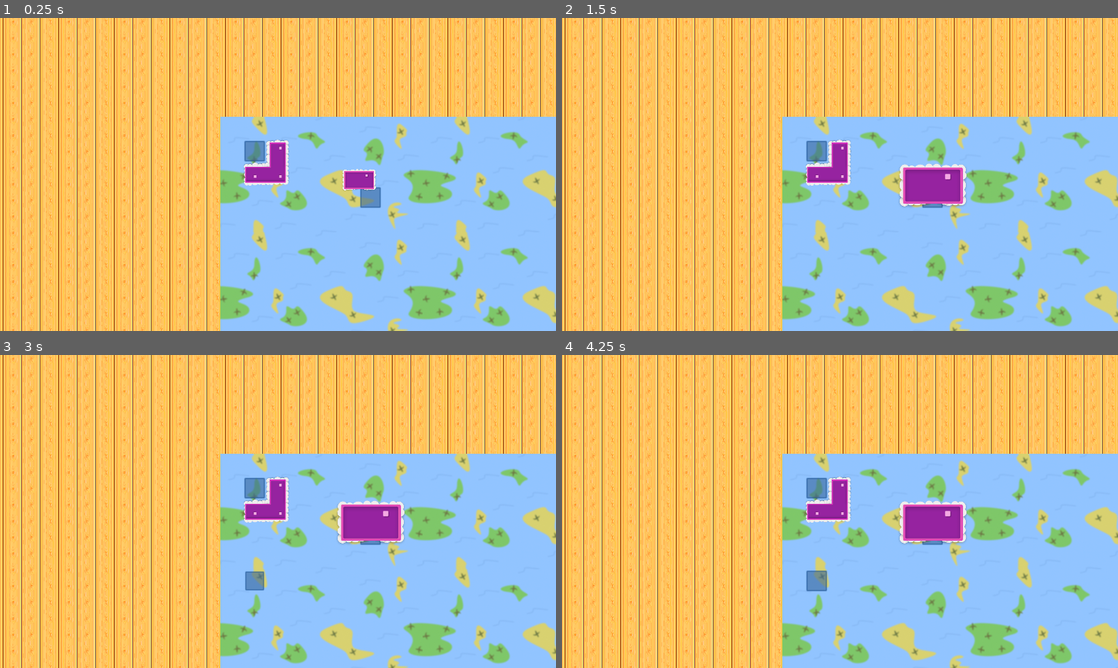
Above: before the commit, frames 1-4 (two rows, left to right).
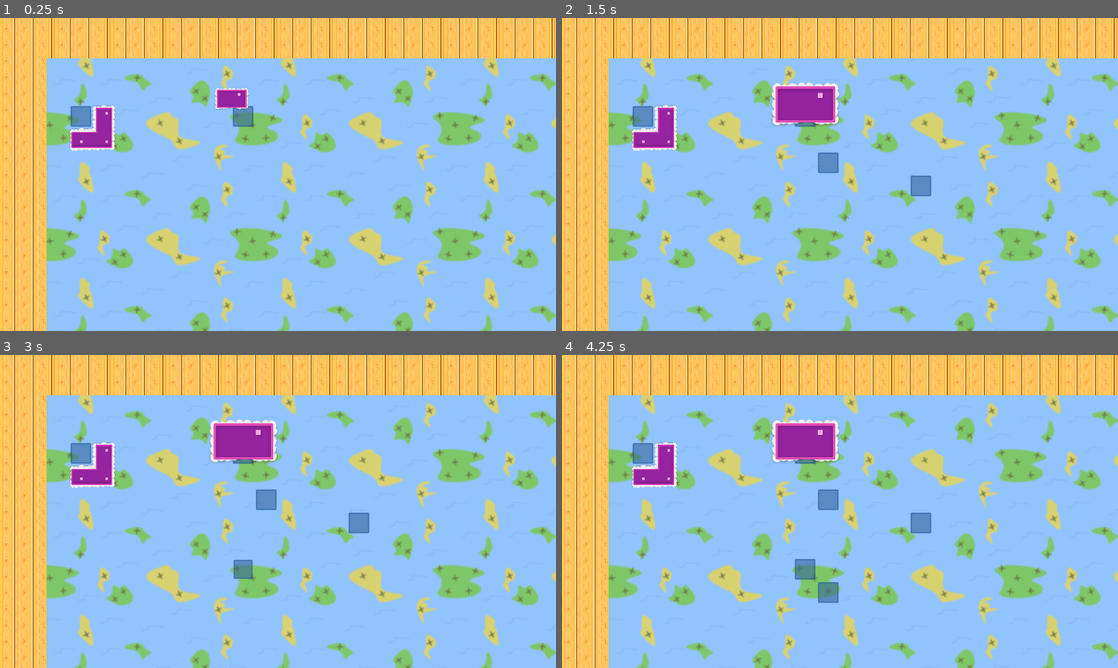
Above: after the commit, the same moments.

Repository: adotrdot/Endour-Gemastik2023
Game: Godot game, scene res://scenes/main.tscn
The game is run twice, just before and just after one commit, with the same random seed, the same clock (stepped at 60 frames per second) and the same inputs.
Inputs (mouse positions are in pixels of both pictures, inside the frame that each line leads up to):
- Up to frame 1 (0.25 s): no input
- Up to frame 2 (1.5 s): move the mouse to (817, 152) at 0.52 s; press the mouse at (817, 152) at 0.53 s; tap Enter at 1.25 s; move the mouse to (934, 196) at 1.27 s; release the mouse at (934, 196) at 1.28 s; tap Middle mouse button (mb_mid) at 1.35 s; click (934, 196) at 1.42 s
- Up to frame 3 (3 s): tap Space at 2 s; move the mouse to (333, 442) at 2.02 s; hold Right mouse button (mb_right) 2.03-2.78 s; click (333, 442) at 2.17 s; tap Enter at 2.75 s; move the mouse to (250, 574) at 2.77 s; click (250, 574) at 2.85 s
- Up to frame 4 (4.25 s): tap Space at 3.5 s; move the mouse to (817, 580) at 3.52 s; hold Middle mouse button (mb_mid) from 3.53 s (still down); click (817, 580) at 3.67 s

The runs differ from the first frame. In frame 1, 62% of the frame differs, in the area x 0-100%, y 0-100%; in frame 2, 63%; in frame 3, 63%; in frame 4, 63%.

Commit message:
prototipe 0.7.2 (change first spawn point kampus & asrama)

Diff:
--- a/scripts/Level.gd
+++ b/scripts/Level.gd
@@ -45,7 +45,7 @@
 	Lists.kampus_red.clear()
 
 	# create first asrama & kampus
-	tilemap.is_asrama_buildable(Vector2(80,80))
+	tilemap.is_asrama_buildable(Vector2(100,200))
 	var new_asrama = asrama_res.instantiate()
 	add_child(new_asrama)
 	new_asrama.init(tilemap.place_asrama(new_asrama, rng.randi_range(0, 3)))
@@ -57,11 +57,10 @@
 	tilemap.place_road(new_jalan)
 	Lists.asrama_blue.append(new_asrama)
 
-	tilemap.is_kampus_buildable(Vector2(400,200))
+	tilemap.is_kampus_buildable(Vector2(600,100))
 	var new_kampus = kampus_res.instantiate()
 	add_child(new_kampus)
-	new_kampus.global_position = tilemap.map_to_local(tilemap.local_to_map(Vector2(400,200)))
-	new_kampus.init(tilemap.place_kampus(), Lists.asrama_blue.duplicate())
+	new_kampus.init(tilemap.place_kampus(new_kampus), Lists.asrama_blue.duplicate())
 	new_kampus.set_blue()
 	new_jalan = jalan_res.instantiate()
 	add_child(new_jalan)
@@ -154,18 +153,17 @@
 		if tilemap.is_kampus_buildable(pos) and color != -1:
 			var new_kampus = kampus_res.instantiate()
 			add_child(new_kampus)
-			new_kampus.global_position = tilemap.map_to_local(tilemap.local_to_map(pos))
 			match color:
 				BLUE:
-					new_kampus.init(tilemap.place_kampus(), Lists.asrama_blue.duplicate())
+					new_kampus.init(tilemap.place_kampus(new_kampus), Lists.asrama_blue.duplicate())
 					new_kampus.set_blue()
 					Lists.kampus_blue.append(new_kampus)
 				GREEN:
-					new_kampus.init(tilemap.place_kampus(), Lists.asrama_green.duplicate())
+					new_kampus.init(tilemap.place_kampus(new_kampus), Lists.asrama_green.duplicate())
 					new_kampus.set_green()
 					Lists.kampus_green.append(new_kampus)
 				RED:
-					new_kampus.init(tilemap.place_kampus(), Lists.asrama_red.duplicate())
+					new_kampus.init(tilemap.place_kampus(new_kampus), Lists.asrama_red.duplicate())
 					new_kampus.set_red()
 					Lists.kampus_red.append(new_kampus)
 			var new_jalan = jalan_res.instantiate()
--- a/scripts/cam_container.gd
+++ b/scripts/cam_container.gd
@@ -12,7 +12,7 @@
 
 func _ready():
 	randomize()
-	global_position = Vector2(200,200)
+	global_position = Vector2(800,400)
 	camera.zoom = Vector2(1,1)
 	camera.make_current()
 
--- a/scripts/tilemap.gd
+++ b/scripts/tilemap.gd
@@ -76,9 +76,10 @@
 
 
 # method untuk menempatkan kampus pada map
-func place_kampus():
+func place_kampus(new_kampus):
 	for i in range(kampus_coords.size()):
 		set_cell(1,kampus_coords[i],2,kampus_atlas_coords[i])
+	new_kampus.global_position = map_to_local(kampus_coords[0])
 	set_cells_terrain_connect(0, [kampus_coords[3]], 0, 0)
 	return kampus_coords[3] # return koordinat gerbang
 
